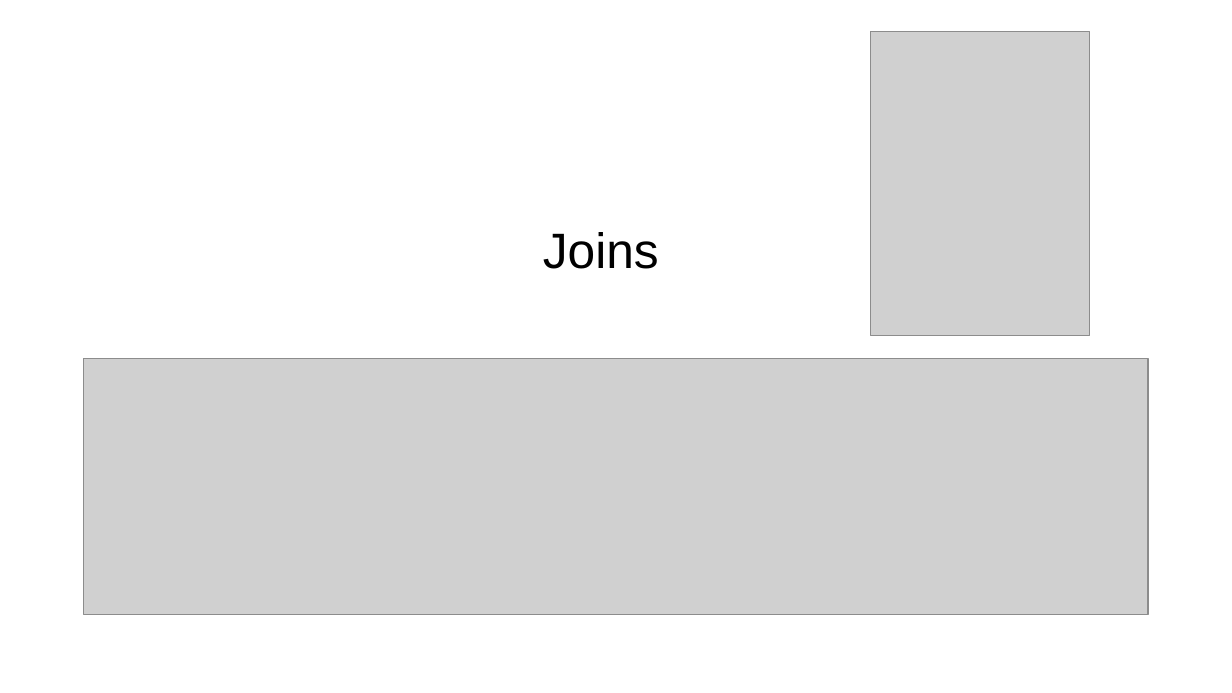
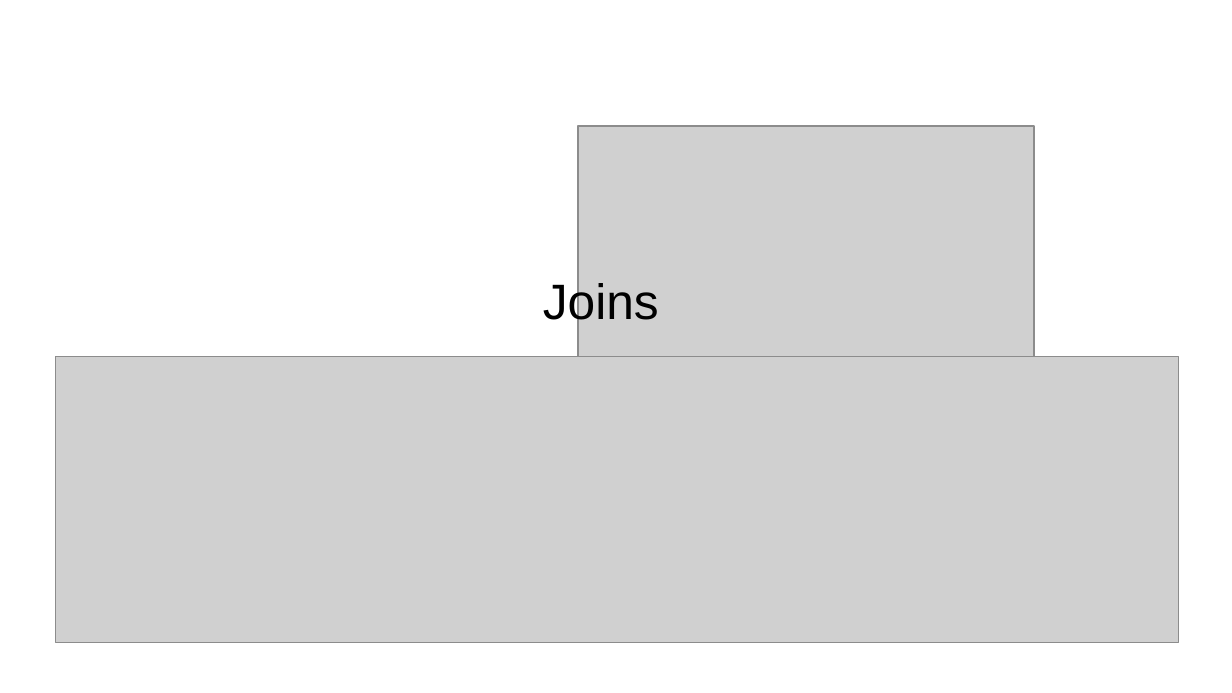
Before and after one commit to skrabbenborg/nosql-talk, a slide deck: slide 41 of presentation/presentation.pptx (slide 40 before the commit). Drawn at 1232x693 pixels with LibreOffice and Linux fonts; fonts in the diff are those of the drawing; grey boxes stand for pictures; background and template pictures are left out. Boxes give left, top, right and bottom in pixels: in the first picture for what was removed or moved away, otherwise in the second. Text is boxed around its words. In the diff, an @@ line names an element or a change of style, - is before the commit and + after.

```diff
--- a/presentation/presentation.pptx
+++ b/presentation/presentation.pptx
@@ picture removed at bbox=[871, 31, 1090, 335] @@
@@ picture added at bbox=[578, 126, 1034, 357] @@
@@ text "Joins" rewrapped from bbox=[543, 232, 659, 269] to bbox=[543, 279, 659, 328] @@
@@ picture: place and size @@
-picture at bbox=[84, 359, 1148, 615]
+picture at bbox=[56, 357, 1178, 643]
```
Also in this commit, not shown: 1 other slide changed, 3 slides added, 2 slides removed, 8 other files.
